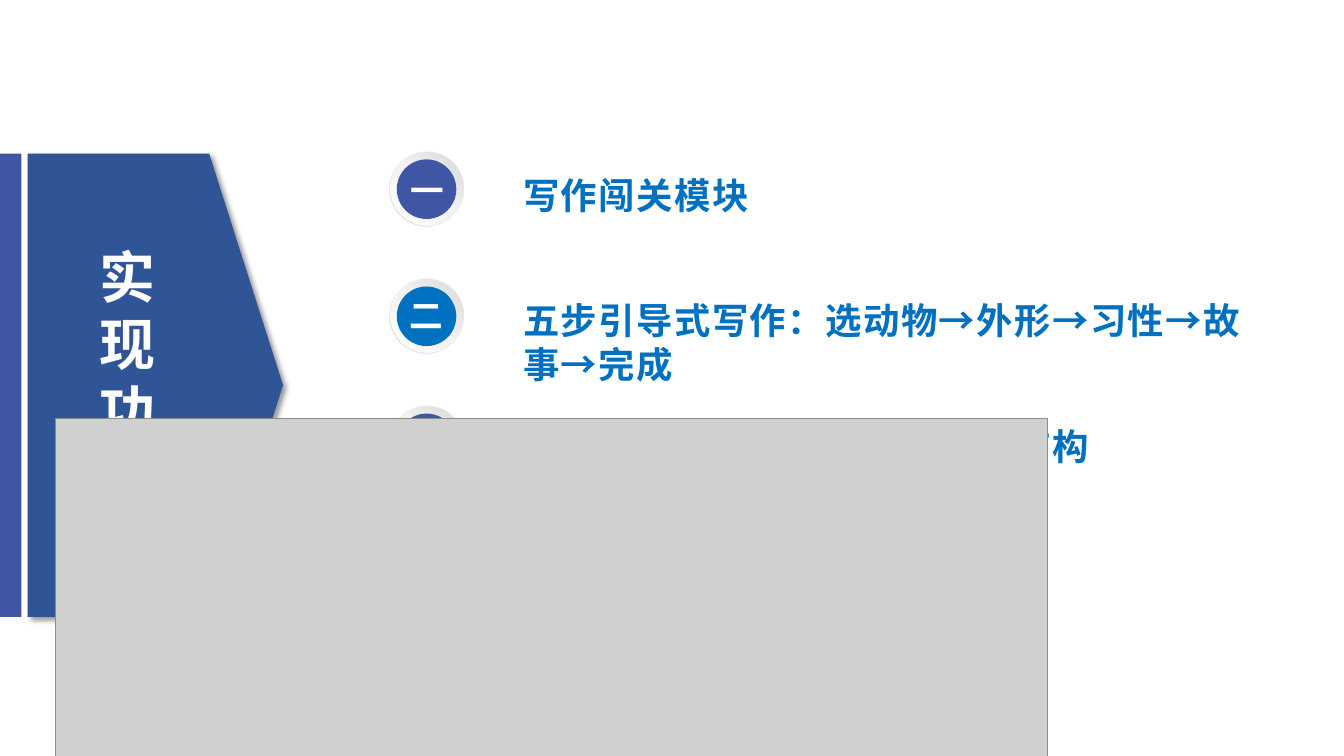
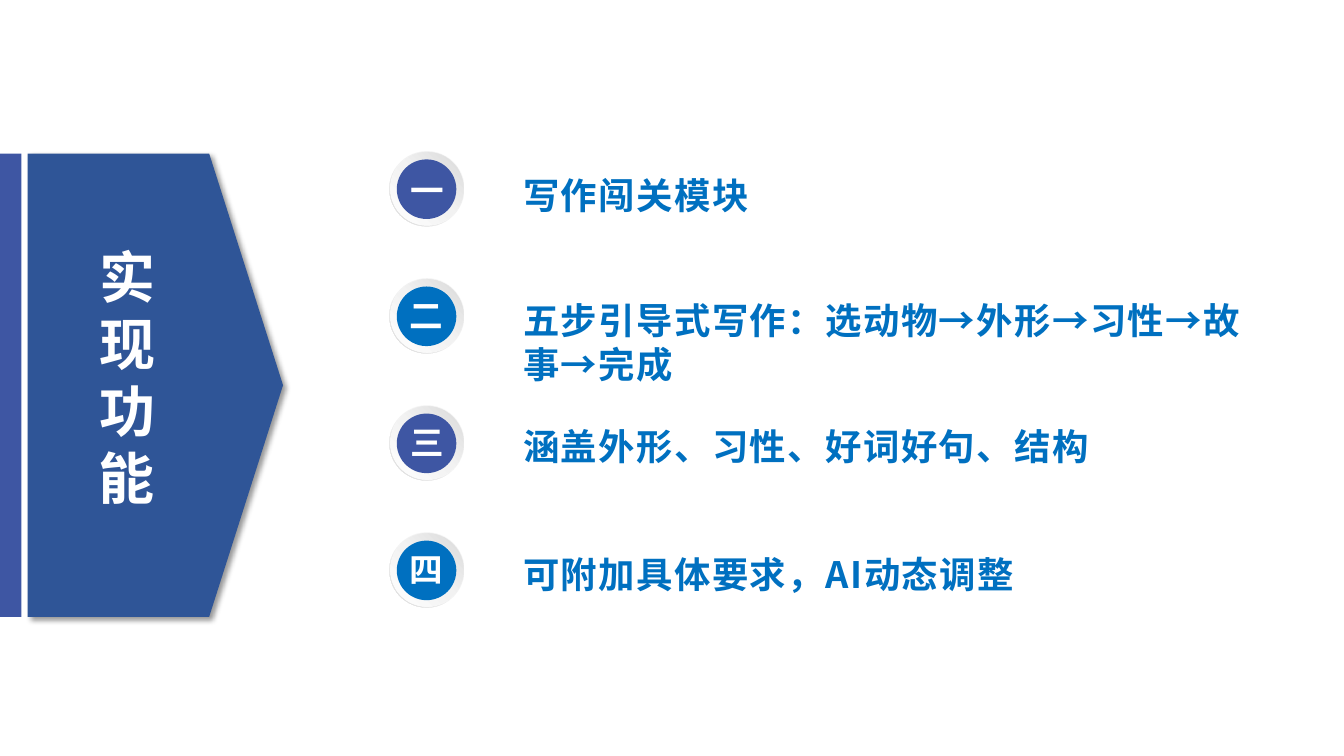
Before and after one commit to 707978439-cpu/animal-writing-assistant, a slide deck: slide 3 of 演示视频PPT.pptx. Drawn at 1344x756 pixels with LibreOffice and Linux fonts; fonts in the diff are those of the drawing; grey boxes stand for pictures; background and template pictures are left out. Boxes give left, top, right and bottom in pixels: in the first picture for what was removed or moved away, otherwise in the second. Text is boxed around its words. In the diff, an @@ line names an element or a change of style, - is before the commit and + after.

```diff
--- a/演示视频PPT.pptx
+++ b/演示视频PPT.pptx
@@ picture removed at [55,419,1048,756] @@
@@ group added at [389,532,465,608]: 2 ellipses, 1 donut, 1 text @@
+四
```
Also in this commit, not shown: 4 other slides changed, 18 other files.
